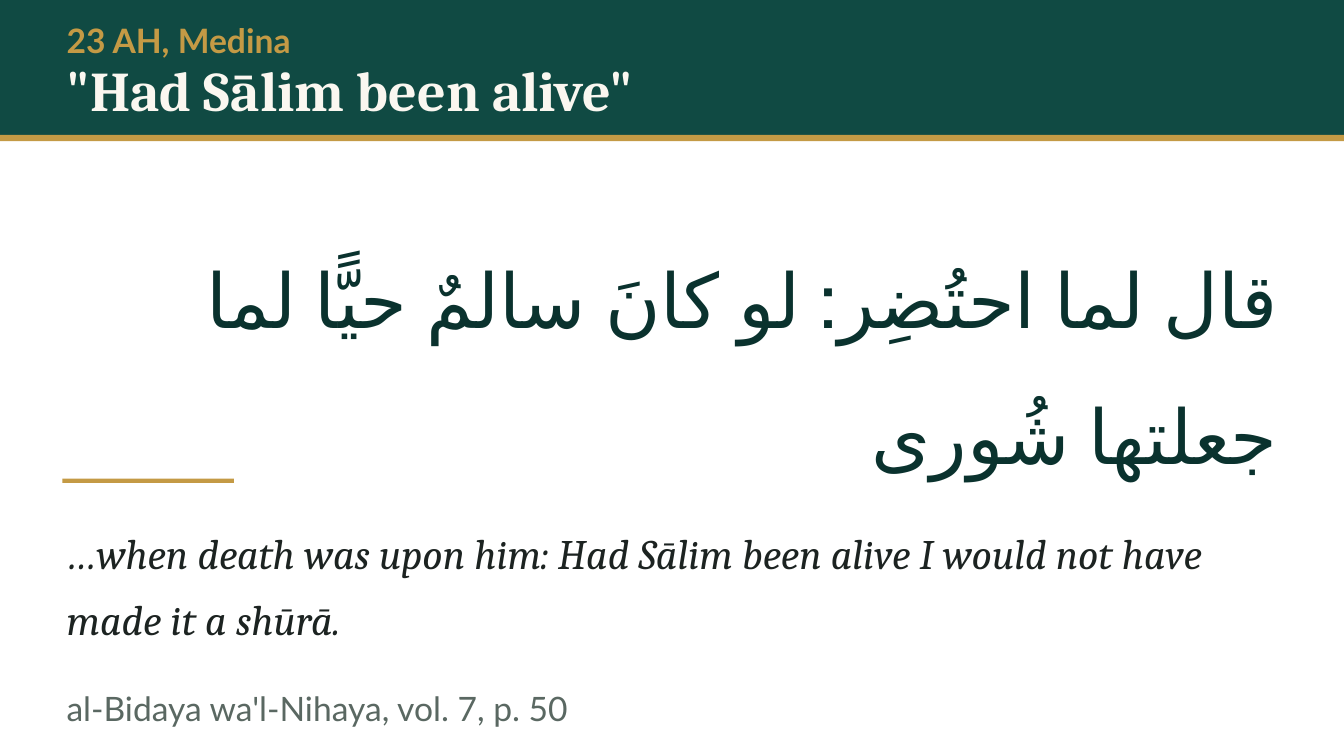
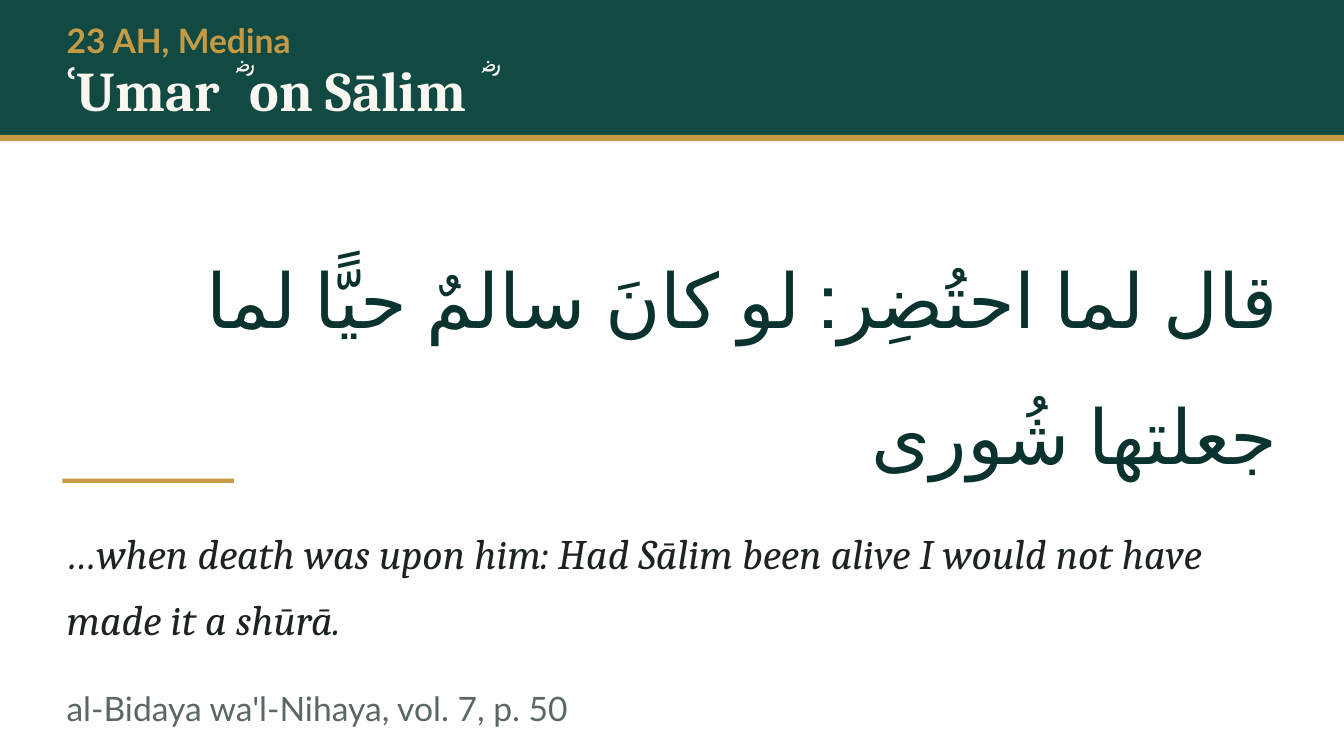
Before and after one commit to daniyalyasin93/2026SeptemberIslamicHistoryClass, a slide deck: slide 37 of S05_yamama_dead_oman_mahra/S05.pptx. Drawn at 1344x756 pixels with LibreOffice and Linux fonts; fonts in the diff are those of the drawing. Boxes give left, top, right and bottom in pixels: in the first picture for what was removed or moved away, otherwise in the second. Text is boxed around its words. In the diff, an @@ line names an element or a change of style, - is before the commit and + after.

```diff
--- a/S05_yamama_dead_oman_mahra/S05.pptx
+++ b/S05_yamama_dead_oman_mahra/S05.pptx
@@ text at (250,64,480,112): text changed @@
-"Had Sālim been alive"
+ʿUmar ؓ on Sālim ؓ
```
Also in this commit, not shown: 22 other slides changed, 6 other files.
